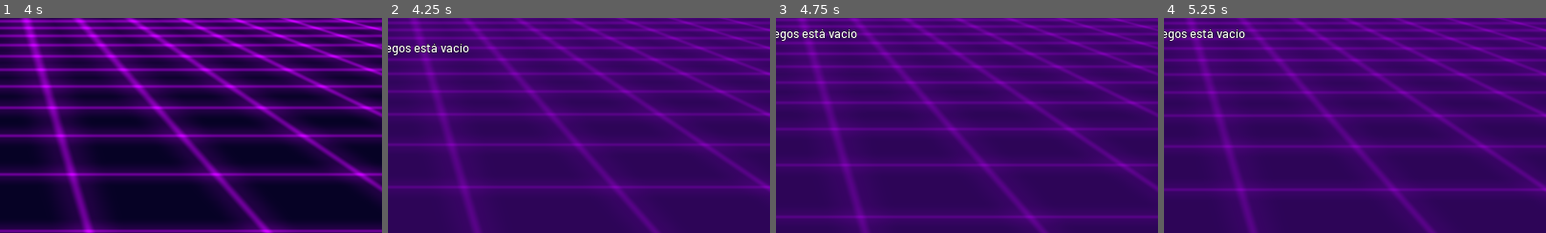
Above: before the commit, frames 1-4 (left to right).
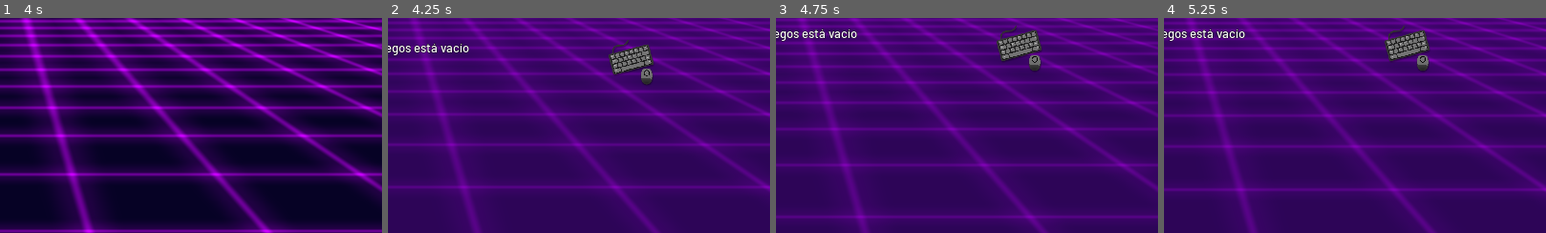
Above: after the commit, the same moments.

Repository: PlayJamDevs/Play-Jam-Launcher-2
Game: Godot game, scene res://scenes/Main.tscn
Two runs of this game, one before a commit and one after it. Both use one fixed random seed, a clock stepped at 60 frames per second and the inputs below. The engine's default icon, where the game draws it, is replaced by a stand-in: a white triangle on a blue panel in a dark square.
Inputs (mouse positions are % of the whole screen's width and height, from its top left):
- Up to frame 1 (4 s): tap Enter (ui_accept) at 0.5, 0.77, 1.52, 3.02, 3.77 s; hold Right (ui_right) 0.53-1.28 s; click (50, 50) at 0.67 s; move the mouse to (30, 55) at 1.27 s; hold Down (ui_down) 1.28-2.03 s; click (30, 55) at 1.42 s; move the mouse to (92, 9) at 2.02 s; hold Right (ui_right) 2.03-2.78 s; click (92, 9) at 2.17 s; move the mouse to (45, 70) at 2.77 s; hold Up (ui_up) 2.78-3.53 s; click (45, 70) at 2.92 s; move the mouse to (80, 65) at 3.52 s; hold Left (ui_left) from 3.53 s (still down); click (80, 65) at 3.67 s
- Up to frame 2 (4.25 s): keep holding Left (ui_left)
- Up to frame 3 (4.75 s): keep holding Left (ui_left); move the mouse to (60, 32) at 4.27 s; click (60, 32) at 4.42 s; tap Enter (ui_accept) at 4.52 s
- Up to frame 4 (5.25 s): move the mouse to (55, 50) at 5.02 s; release Left (ui_left) at 5.03 s; hold Down (ui_down) from 5.03 s (still down); click (55, 50) at 5.17 s
The pictures show only the part of the screen within x 50-100%, y 10-60%; the shares and areas given below are measured in that part.

Frame 1 is identical in both runs. In frame 2, 1.4% of the frame differs, in the area x 57-70%, y 10-32%; in frame 3, 1.4%; in frame 4, 1.4%, in the area x 57-70%, y 3-25%.

Commit message:
texturas

Diff:
--- a/scenes/GameSelection/GameSelection.gd
+++ b/scenes/GameSelection/GameSelection.gd
@@ -278,7 +278,7 @@
 		return {}
 	var missing_fields = _get_missing_fields(json.result)
 	if missing_fields:
-		push_warning("couldn't fully load json info for file " + json_path + ", missing fields are: " + missing_fields)
+		push_warning("couldn't fully load json info for file " + json_path + ", missing fields are: " + str(missing_fields))
 	return json.result
 
 func _get_missing_fields(json):
--- a/scenes/GameSelection/GameSelection.tscn
+++ b/scenes/GameSelection/GameSelection.tscn
@@ -10,6 +10,7 @@
 [ext_resource path="res://assets/fonts/Barlow-Medium.ttf" type="DynamicFontData" id=8]
 [ext_resource path="res://scenes/GameSelection/music_handler.gd" type="Script" id=9]
 [ext_resource path="res://scenes/GameSelection/link.gd" type="Script" id=10]
+[ext_resource path="res://assets/textures/input_method/mouse_keyboard.png" type="Texture" id=11]
 
 [sub_resource type="StyleBoxFlat" id=1]
 bg_color = Color( 0.435294, 0.258824, 0.662745, 0.588235 )
@@ -258,11 +259,11 @@
 [node name="HBoxContainer" type="HBoxContainer" parent="VBoxContainer/HBoxContainer/game_info_display/VBoxContainer"]
 margin_top = 68.0
 margin_right = 1200.0
-margin_bottom = 377.0
+margin_bottom = 381.0
 
 [node name="VBoxContainer" type="VBoxContainer" parent="VBoxContainer/HBoxContainer/game_info_display/VBoxContainer/HBoxContainer"]
 margin_right = 956.0
-margin_bottom = 309.0
+margin_bottom = 313.0
 rect_min_size = Vector2( 860, 0 )
 size_flags_horizontal = 3
 size_flags_vertical = 3
@@ -276,25 +277,41 @@
 text = "Nombre del juego"
 clip_text = true
 
-[node name="year" type="Label" parent="VBoxContainer/HBoxContainer/game_info_display/VBoxContainer/HBoxContainer/VBoxContainer"]
-unique_name_in_owner = true
+[node name="HBoxContainer2" type="HBoxContainer" parent="VBoxContainer/HBoxContainer/game_info_display/VBoxContainer/HBoxContainer/VBoxContainer"]
 margin_top = 62.0
 margin_right = 956.0
+margin_bottom = 182.0
+
+[node name="VBoxContainer" type="VBoxContainer" parent="VBoxContainer/HBoxContainer/game_info_display/VBoxContainer/HBoxContainer/VBoxContainer/HBoxContainer2"]
+margin_right = 831.0
 margin_bottom = 120.0
+size_flags_horizontal = 3
+size_flags_vertical = 3
+
+[node name="year" type="Label" parent="VBoxContainer/HBoxContainer/game_info_display/VBoxContainer/HBoxContainer/VBoxContainer/HBoxContainer2/VBoxContainer"]
+unique_name_in_owner = true
+margin_right = 831.0
+margin_bottom = 58.0
 rect_min_size = Vector2( 0, 58 )
 custom_fonts/font = ExtResource( 4 )
 text = "Año:"
 clip_text = true
 
-[node name="author" type="Label" parent="VBoxContainer/HBoxContainer/game_info_display/VBoxContainer/HBoxContainer/VBoxContainer"]
-unique_name_in_owner = true
-margin_top = 124.0
-margin_right = 956.0
-margin_bottom = 182.0
+[node name="author" type="Label" parent="VBoxContainer/HBoxContainer/game_info_display/VBoxContainer/HBoxContainer/VBoxContainer/HBoxContainer2/VBoxContainer"]
+unique_name_in_owner = true
+margin_top = 62.0
+margin_right = 831.0
+margin_bottom = 120.0
 rect_min_size = Vector2( 0, 58 )
 custom_fonts/font = ExtResource( 4 )
 text = "Autor:"
 clip_text = true
+
+[node name="TextureRect" type="TextureRect" parent="VBoxContainer/HBoxContainer/game_info_display/VBoxContainer/HBoxContainer/VBoxContainer/HBoxContainer2"]
+margin_left = 835.0
+margin_right = 956.0
+margin_bottom = 120.0
+texture = ExtResource( 11 )
 
 [node name="link" type="RichTextLabel" parent="VBoxContainer/HBoxContainer/game_info_display/VBoxContainer/HBoxContainer/VBoxContainer"]
 unique_name_in_owner = true
@@ -306,32 +323,37 @@
 bbcode_enabled = true
 script = ExtResource( 10 )
 
+[node name="HBoxContainer" type="HBoxContainer" parent="VBoxContainer/HBoxContainer/game_info_display/VBoxContainer/HBoxContainer/VBoxContainer"]
+margin_top = 313.0
+margin_right = 956.0
+margin_bottom = 313.0
+
 [node name="CenterContainer" type="CenterContainer" parent="VBoxContainer/HBoxContainer/game_info_display/VBoxContainer/HBoxContainer"]
 margin_left = 960.0
 margin_right = 1200.0
-margin_bottom = 309.0
+margin_bottom = 313.0
 rect_min_size = Vector2( 240, 240 )
 
 [node name="QR" type="TextureRect" parent="VBoxContainer/HBoxContainer/game_info_display/VBoxContainer/HBoxContainer/CenterContainer"]
 unique_name_in_owner = true
-margin_top = 34.0
+margin_top = 36.0
 margin_right = 240.0
-margin_bottom = 274.0
+margin_bottom = 276.0
 rect_min_size = Vector2( 240, 240 )
 texture = ExtResource( 3 )
 stretch_mode = 5
 
 [node name="vertical_space2" type="Control" parent="VBoxContainer/HBoxContainer/game_info_display/VBoxContainer"]
-margin_top = 381.0
-margin_right = 1200.0
-margin_bottom = 413.0
+margin_top = 385.0
+margin_right = 1200.0
+margin_bottom = 417.0
 rect_min_size = Vector2( 0, 32 )
 
 [node name="cover" type="TextureRect" parent="VBoxContainer/HBoxContainer/game_info_display/VBoxContainer"]
 unique_name_in_owner = true
-margin_top = 417.0
-margin_right = 1200.0
-margin_bottom = 767.0
+margin_top = 421.0
+margin_right = 1200.0
+margin_bottom = 771.0
 rect_min_size = Vector2( 1200, 350 )
 size_flags_horizontal = 0
 size_flags_vertical = 0
@@ -339,14 +361,14 @@
 stretch_mode = 7
 
 [node name="vertical_space3" type="Control" parent="VBoxContainer/HBoxContainer/game_info_display/VBoxContainer"]
-margin_top = 771.0
-margin_right = 1200.0
-margin_bottom = 803.0
+margin_top = 775.0
+margin_right = 1200.0
+margin_bottom = 807.0
 rect_min_size = Vector2( 0, 32 )
 
 [node name="description" type="Label" parent="VBoxContainer/HBoxContainer/game_info_display/VBoxContainer"]
 unique_name_in_owner = true
-margin_top = 807.0
+margin_top = 811.0
 margin_right = 1200.0
 margin_bottom = 1044.0
 size_flags_vertical = 7
--- a/scenes/GameSelection/input_method.gd
+++ b/scenes/GameSelection/input_method.gd
@@ -8,6 +8,13 @@
 	MOUSE_KEYBOARD,
 	SIZE
 }
+
+static func texture(input_method:int):
+	match input_method:
+		JOYSTICK: return preload("res://assets/textures/input_method/joystick.png")
+		MOUSE: return preload("res://assets/textures/input_method/mouse.png")
+		KEYBOARD: return preload("res://assets/textures/input_method/keyboard.png")
+		MOUSE_KEYBOARD: return preload("res://assets/textures/input_method/mouse_keyboard.png")
 
 static func as_int(input_method:String):
 	var parsed_int = int(input_method)
Binary file added: assets/textures/input_method/joystick.png
Not shown, added: assets/textures/input_method/joystick.png.import
Binary file added: assets/textures/input_method/keyboard.png
Not shown, added: assets/textures/input_method/keyboard.png.import
Binary file added: assets/textures/input_method/mouse.png
Not shown, added: assets/textures/input_method/mouse.png.import
Binary file added: assets/textures/input_method/mouse_keyboard.png
Not shown, added: assets/textures/input_method/mouse_keyboard.png.import
Not shown: 1 places in scenes/GameSelection/GameSelection.tscn that only renumber resources
